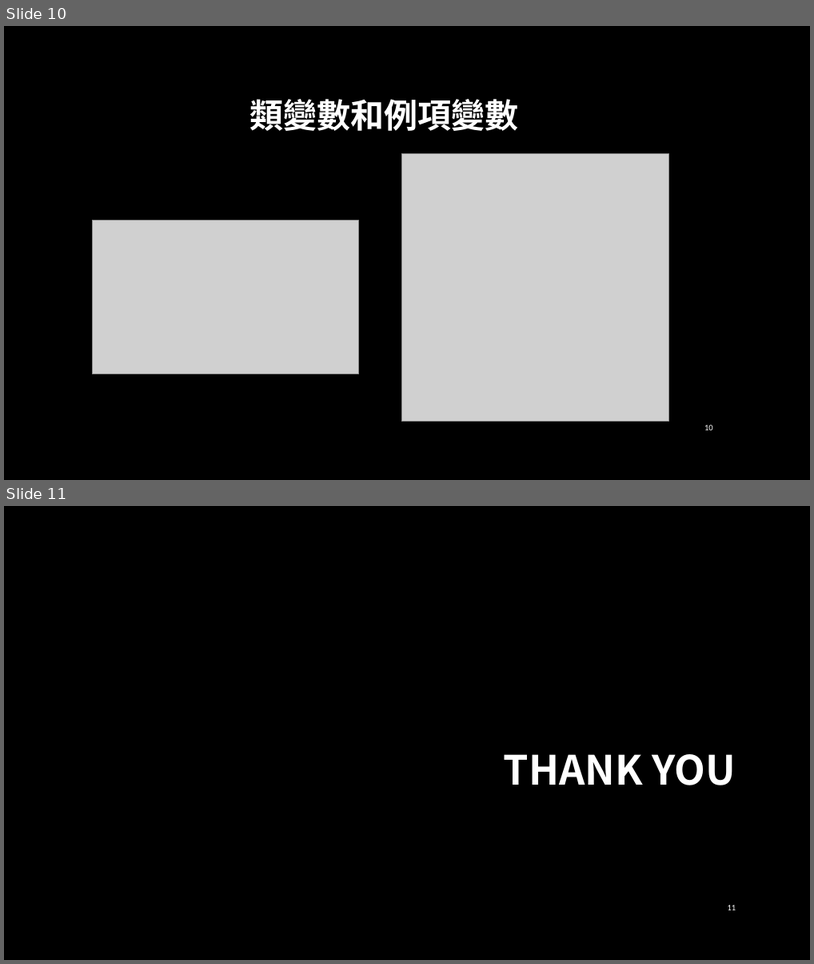
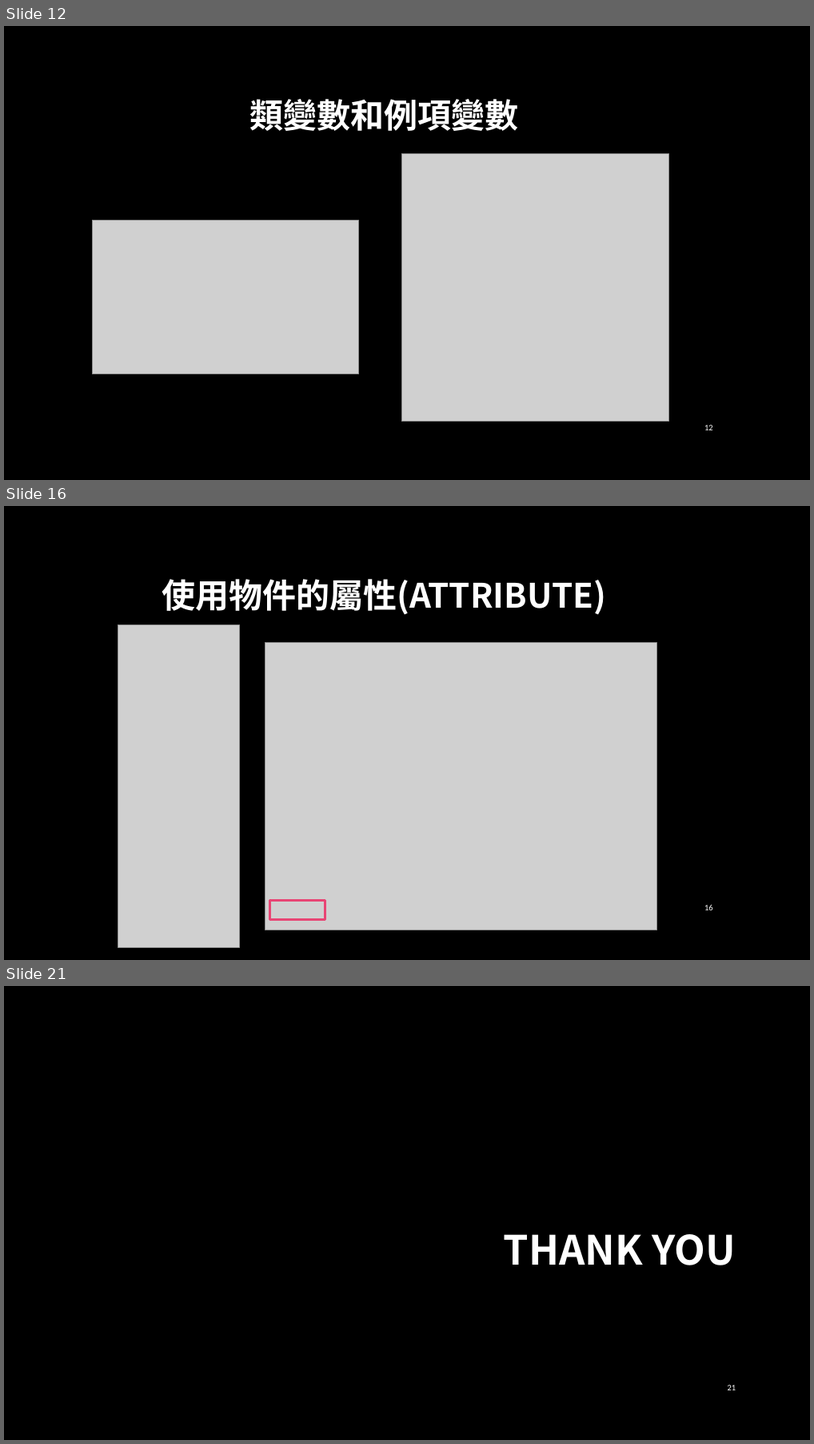
Before and after one commit to jiaweichang/biography, a slide deck: slides/10801/Python進階程式設計/[W2] OOP in Python.pptx. Shown one above the other, each under a label of ours: slides 10 and 11 before the commit, slides 12, 16 and 21 after it; the slides between them are not shown. The pictures are 814x964 and 814x1444 pixels, drawn with LibreOffice and Linux fonts; fonts in the diff are those of the drawing; grey boxes stand for pictures; background and template pictures are left out. Boxes give left, top, right and bottom in pixels: in the first picture for what was removed or moved away, otherwise in the second. Text is boxed around its words. In the diff, an @@ line names an element or a change of style, - is before the commit and + after.

Commit message:
20190917

```diff
--- a/slides/10801/Python進階程式設計/[W2] OOP in Python.pptx
+++ b/slides/10801/Python進階程式設計/[W2] OOP in Python.pptx
@@ slide 16 added at (4, 506, 810, 960), background picture (left out) @@
@@ title added at (162, 579, 607, 615), 40 pt, text #FFFFFF, bold @@
+使用物件的屬性(ATTRIBUTE)
@@ picture added at (118, 625, 239, 947) @@
@@ picture added at (266, 643, 658, 929) @@
@@ rectangle added at (270, 900, 326, 919), outline #E84574 3 pt @@
@@ page number added at (705, 904, 714, 910), 10 pt, text #FFFFFF @@
+16
@@ what was slide 10 is now slide 12 @@
@@ page number at (705, 424, 714, 430): text changed @@
-10
+12
@@ what was slide 11 is now slide 21 @@
@@ page number at (728, 1384, 737, 1390): text changed @@
-11
+21
```
Also in this commit, not shown: 9 other slides added.
